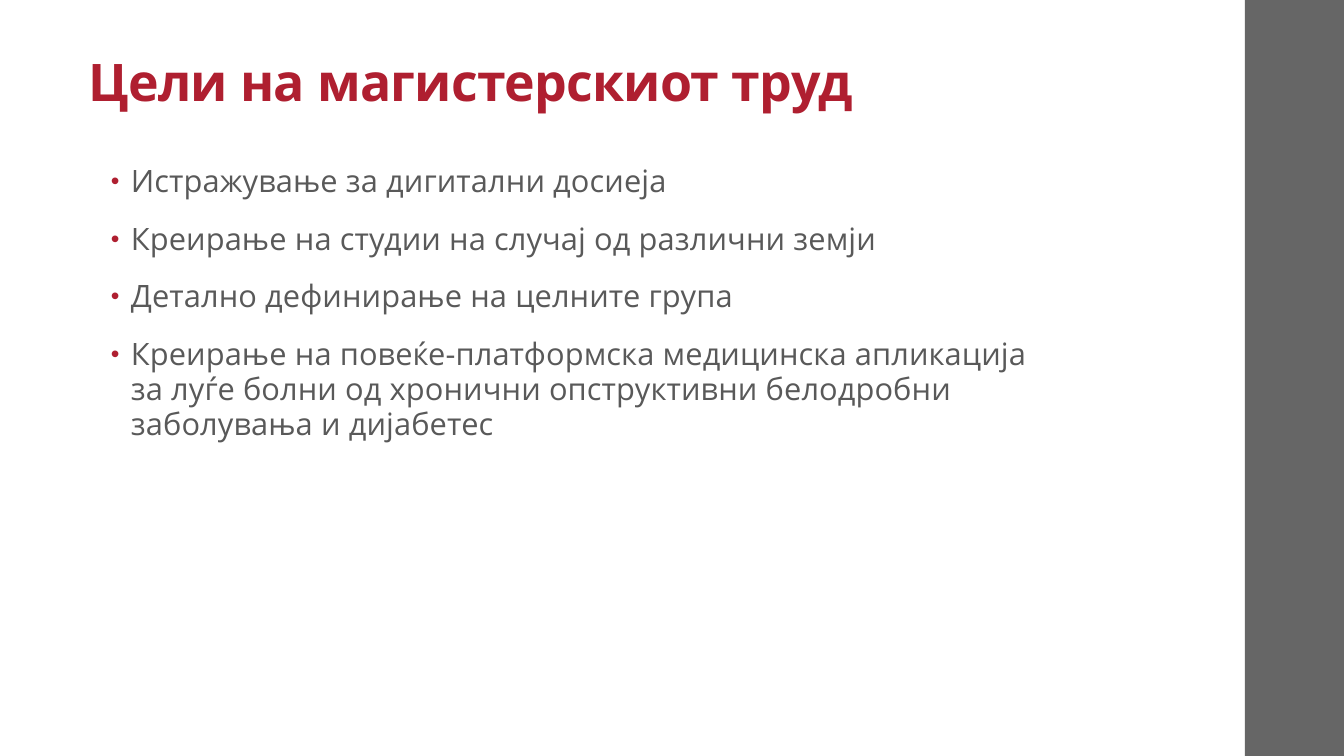
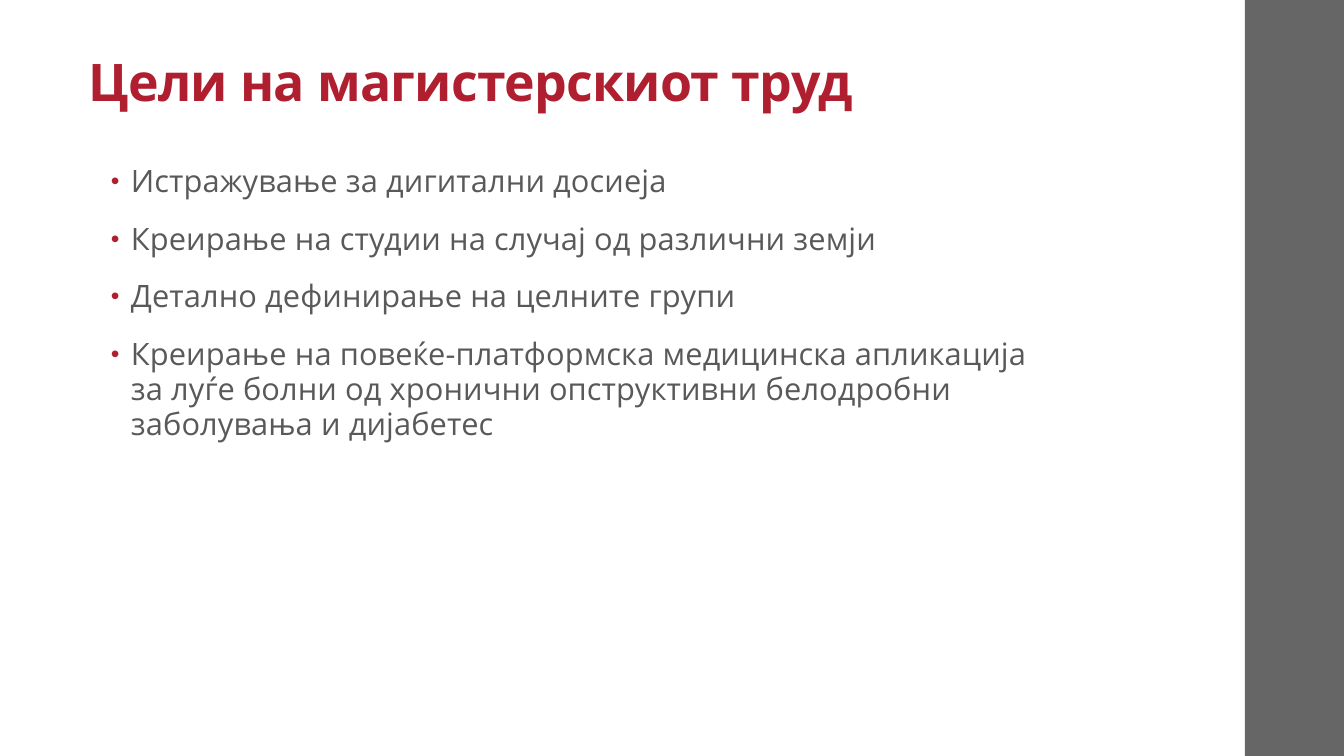
Before and after one commit to AlenDosev/Master, a slide deck: slide 2 of Masters.pptx. Drawn at 1344x756 pixels with LibreOffice and Linux fonts; fonts in the diff are those of the drawing. Boxes give left, top, right and bottom in pixels: in the first picture for what was removed or moved away, otherwise in the second. Text is boxed around its words. In the diff, an @@ line names an element or a change of style, - is before the commit and + after.

```diff
--- a/Masters.pptx
+++ b/Masters.pptx
@@ text at box(131, 283, 735, 315): text changed @@
-• Детално дефинирање на целните група
+• Детално дефинирање на целните групи
```
Also in this commit, not shown: 4 other slides changed, 4 slides removed, 1 other file.
